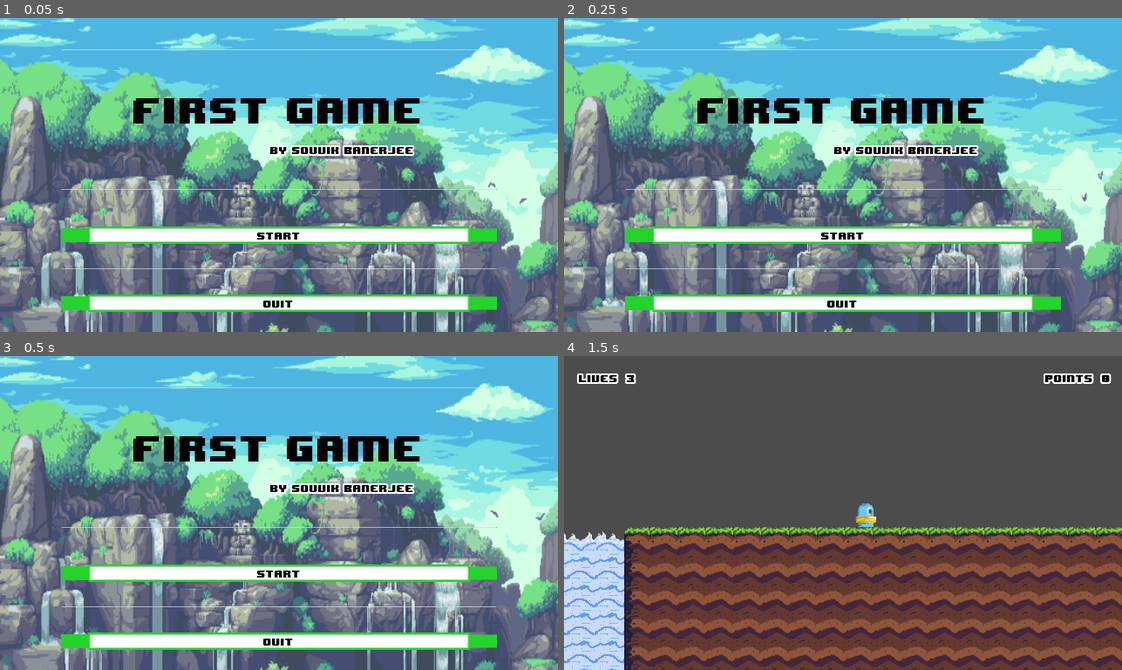
Above: before the commit, frames 1-4 (two rows, left to right).
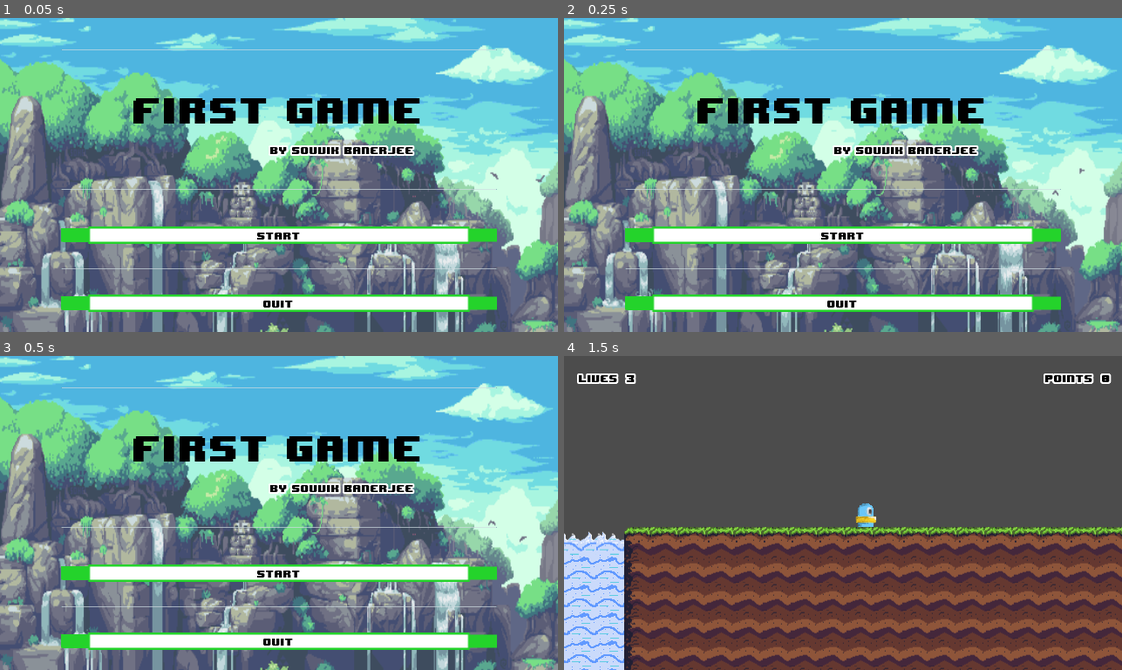
Above: after the commit, the same moments.

Repository: souvikban16/firstgame
Game: Godot game, scene res://UI/Menu.tscn
Two runs of this game, one before a commit and one after it. Both use one fixed random seed, a clock stepped at 60 frames per second and the inputs below. Sound files missing from this copy of the repository are replaced by a short silence.
Inputs:
- Up to frame 1 (0.05 s): no input
- Up to frame 2 (0.25 s): no input
- Up to frame 3 (0.5 s): no input
- Up to frame 4 (1.5 s): click "Start" at 0.5 s; hold D (right) from 1.28 s (still down)

The runs differ from the first frame. In frame 1, less than 0.1% of the frame differs, in the area x 87-98%, y 49-60%; in frame 2, less than 0.1%; in frame 3, less than 0.1%; in frame 4, nothing differs.

Commit message:
Update Menu.tscn

Diff:
--- a/UI/Menu.tscn
+++ b/UI/Menu.tscn
@@ -38,7 +38,7 @@
 scale = Vector2( 1.15727, 1.56758 )
 frames = SubResource( 1 )
 animation = "Back"
-frame = 3
+frame = 7
 speed_scale = 2.0
 playing = true
 centered = false
